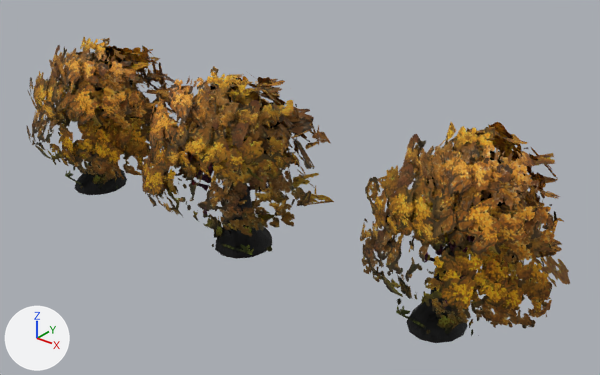
The glTF model godot/project/assets/forest_rescue/forest/lf_env_golden_oak.glb, before and after one commit.
Before and after are seen from a 50 mm lens placed at (56.1, -41.5, 32.0), pointed at (21.0, 2.3, 4.8). Lighting does not change. The marker at lower left points along +X, +Y and +Z. The older version comes first. Objects named as collision shapes, trigger or cutter boxes, shadow casters or lower levels of detail are left out. Where no turn or scale is listed for an object, it has been applied to the vertices. Vertices at exactly the same position are counted once.

Names of what the first picture shows: 'lf_env_golden_oak_v1_LOD0', 'lf_env_golden_oak_v2_LOD0', 'lf_env_golden_oak_v3_LOD0'.
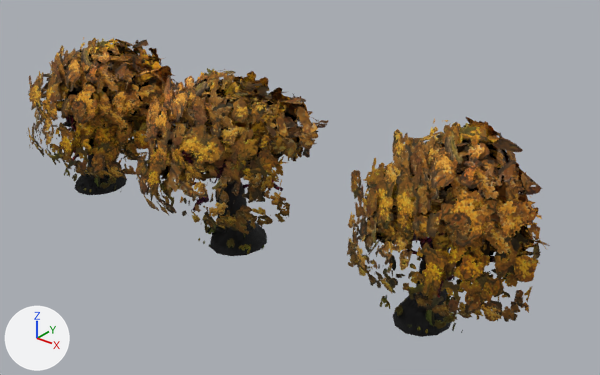
Pixel boxes [x1, y1, x2, y2] of what changed, in the pictures (600 x 375 px):
'lf_env_golden_oak_v3_LOD0', reshaped, moved
    before: [360, 122, 570, 343]
    after: [347, 117, 550, 337]
'lf_env_golden_oak_v2_LOD0', reshaped, moved
    before: [142, 66, 334, 259]
    after: [135, 68, 329, 256]
'lf_env_golden_oak_v1_LOD0', reshaped (9% narrower)
    before: [27, 37, 190, 195]
    after: [27, 37, 176, 195]
part 1 of me_lf_env_golden_oak_v1_lod0, deleted (brown)
    before: [32, 39, 190, 163]
part 2 of me_lf_env_golden_oak_v1_lod0, reshaped (mostly hidden before)
    before: [27, 51, 150, 171]
    after: [27, 38, 176, 172]
part 3 of me_lf_env_golden_oak_v1_lod0, surface changed
    both: [30, 37, 149, 187]
part 4 of me_lf_env_golden_oak_v2_lod0, rebuilt (not visible afterwards)
    before: [197, 183, 209, 191]
part 5 of me_lf_env_golden_oak_v2_lod0, deleted (brown)
    before: [149, 74, 334, 252]
part 6 of me_lf_env_golden_oak_v2_lod0, reshaped
    before: [195, 168, 271, 236]
    after: [146, 69, 329, 250]
part 7 of me_lf_env_golden_oak_v2_lod0, surface changed
    before: [142, 66, 295, 255]
    after: [135, 68, 290, 254]
part 8 of me_lf_env_golden_oak_v3_lod0, rebuilt
    before: [429, 257, 435, 262]
    after: [412, 250, 424, 259]
part 9 of me_lf_env_golden_oak_v3_lod0, deleted (brown)
    before: [363, 122, 570, 308]
part 10 of me_lf_env_golden_oak_v3_lod0, reshaped (mostly hidden before)
    before: [362, 182, 500, 308]
    after: [347, 117, 550, 308]
part 11 of me_lf_env_golden_oak_v3_lod0, surface changed
    before: [360, 122, 558, 336]
    after: [348, 119, 540, 333]

Patch to the scene script:
```diff
--- a/godot/project/assets/forest_rescue/forest/lf_env_golden_oak.glb.py
+++ b/godot/project/assets/forest_rescue/forest/lf_env_golden_oak.glb.py
@@ me_lf_env_golden_oak_v1_lod0 @@
-me_lf_env_golden_oak_v1_lod0.from_pydata(...)  # 3241 vertices, 2806 faces; spans x -6.3..9.0, y -5.8..8.1, z -0.3..13.6
+me_lf_env_golden_oak_v1_lod0.from_pydata(...)  # 4659 vertices, 3620 faces; spans x -6.2..8.5, y -5.8..6.9, z -0.3..13.6
+# me_lf_env_golden_oak_v1_lod0 part 1: 345 loose pieces with 1673 vertices, spanning x -6.3..9.0, y -5.5..8.1, z 2.1..13.0, are deleted
+# me_lf_env_golden_oak_v1_lod0 part 2: 31 vertices moved within x -5.0..6.8, y -5.1..2.9, z 1.9..10.9; 415 vertices removed from x -5.8..6.9, y -5.4..3.5, z 0.2..12.8; 3506 vertices added at x -6.2..8.1, y -5.7..6.9, z 0.2..13.0
+# me_lf_env_golden_oak_v1_lod0 part 3: 191 kept faces spanning x -5.9..8.5, y -5.7..1.3, z 0.2..13.6 get new texture (UV) coordinates
+# other edits to the shape of me_lf_env_golden_oak_v1_lod0 do not show in these pictures
 me_lf_env_golden_oak_v1_lod0.materials.append(mat_lf_bark_oak)
@@ me_lf_env_golden_oak_v2_lod0 @@
-me_lf_env_golden_oak_v2_lod0.from_pydata(...)  # 3237 vertices, 2804 faces; spans x -8.5..6.46, y -5.92..8.76, z -0.3..13.6
+me_lf_env_golden_oak_v2_lod0.from_pydata(...)  # 4567 vertices, 3574 faces; spans x -8.75..5.97, y -5.86..8.07, z -0.3..13.6
+# me_lf_env_golden_oak_v2_lod0 part 4: the loose piece of 15 vertices spanning x -3.06..-2.01, y -2.1..-1.27, z 4.21..4.84 is rebuilt with 20 vertices and now spans x -3.08..-2.06, y -2.31..-1.34, z 4.26..4.85
+# me_lf_env_golden_oak_v2_lod0 part 5: 403 loose pieces with 2142 vertices, spanning x -8.23..6.46, y -5.92..8.76, z 0.2..13.17, are deleted
+# me_lf_env_golden_oak_v2_lod0 part 6: 1 vertex moved within x 1.56, y -3.9, z 6.66; 97 vertices removed from x -5.19..5.02, y -4.94..2.96, z 0.64..8.39; 3569 vertices added at x -8.75..5.97, y -5.86..8.07, z 0.2..13.3
+# me_lf_env_golden_oak_v2_lod0 part 7: 170 kept faces spanning x -8.5..5.93, y -5.83..0.65, z 0.2..13.6 get new texture (UV) coordinates
+# other edits to the shape of me_lf_env_golden_oak_v2_lod0 do not show in these pictures
 me_lf_env_golden_oak_v2_lod0.materials.append(mat_lf_bark_oak)
@@ me_lf_env_golden_oak_v3_lod0 @@
-me_lf_env_golden_oak_v3_lod0.from_pydata(...)  # 3261 vertices, 2816 faces; spans x -5.48..8.13, y -5.19..7.45, z -0.32..14.41
+me_lf_env_golden_oak_v3_lod0.from_pydata(...)  # 4347 vertices, 3464 faces; spans x -5.51..7.65, y -5.4..6.58, z -0.32..14.41
+# me_lf_env_golden_oak_v3_lod0 part 8: the loose piece of 15 vertices spanning x -0.82..0.06, y -0.72..0.04, z 4.25..4.87 is rebuilt with 20 vertices and now spans x -0.99..-0.01, y -0.66..-0.02, z 4.28..4.89
+# me_lf_env_golden_oak_v3_lod0 part 9: 410 loose pieces with 2161 vertices, spanning x -5.48..8.13, y -5.13..7.45, z 0.21..13.6, are deleted
+# me_lf_env_golden_oak_v3_lod0 part 10: 1 vertex moved within x -3.37, y -3.35, z 7.58; 102 vertices removed from x -4.46..4.83, y -4.86..2.66, z 0.67..11.28; 3349 vertices added at x -5.51..7.22, y -5.4..6.58, z 0.22..13.81
+# me_lf_env_golden_oak_v3_lod0 part 11: 168 kept faces spanning x -5.33..7.65, y -5.19..0.57, z 0.22..14.41 get new texture (UV) coordinates
+# other edits to the shape of me_lf_env_golden_oak_v3_lod0 do not show in these pictures
 me_lf_env_golden_oak_v3_lod0.materials.append(mat_lf_bark_oak)
@@ ob_lf_env_golden_oak_v2_lod0 @@
 ob_lf_env_golden_oak_v2_lod0 = bpy.data.objects.new('lf_env_golden_oak_v2_LOD0', me_lf_env_golden_oak_v2_lod0)
-ob_lf_env_golden_oak_v2_lod0.location = (17.28, 0.0, 0.0)
+ob_lf_env_golden_oak_v2_lod0.location = (16.72, 0.0, 0.0)
@@ ob_lf_env_golden_oak_v3_lod0 @@
 ob_lf_env_golden_oak_v3_lod0 = bpy.data.objects.new('lf_env_golden_oak_v3_LOD0', me_lf_env_golden_oak_v3_lod0)
-ob_lf_env_golden_oak_v3_lod0.location = (34.55, 0.0, 0.0)
+ob_lf_env_golden_oak_v3_lod0.location = (33.45, 0.0, 0.0)
```
